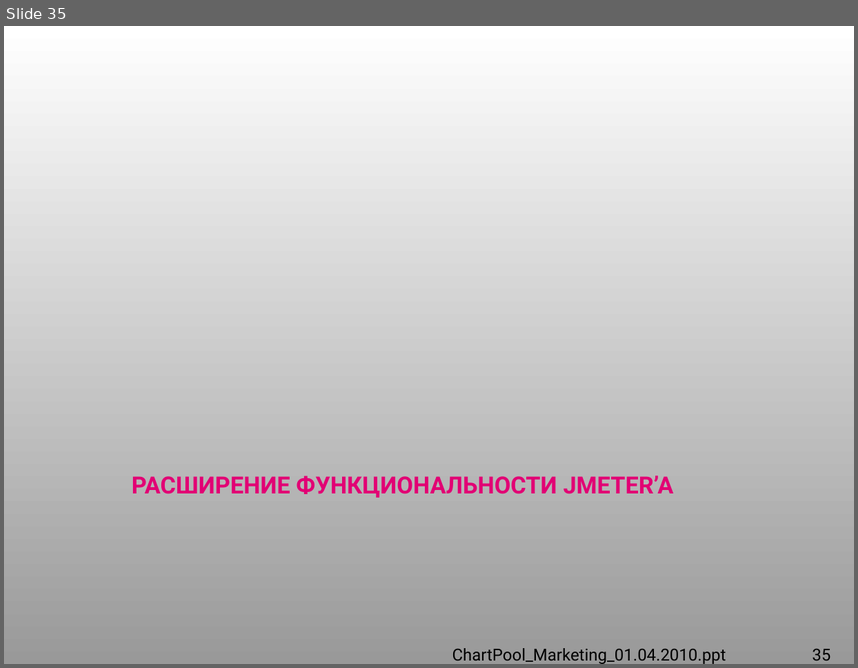
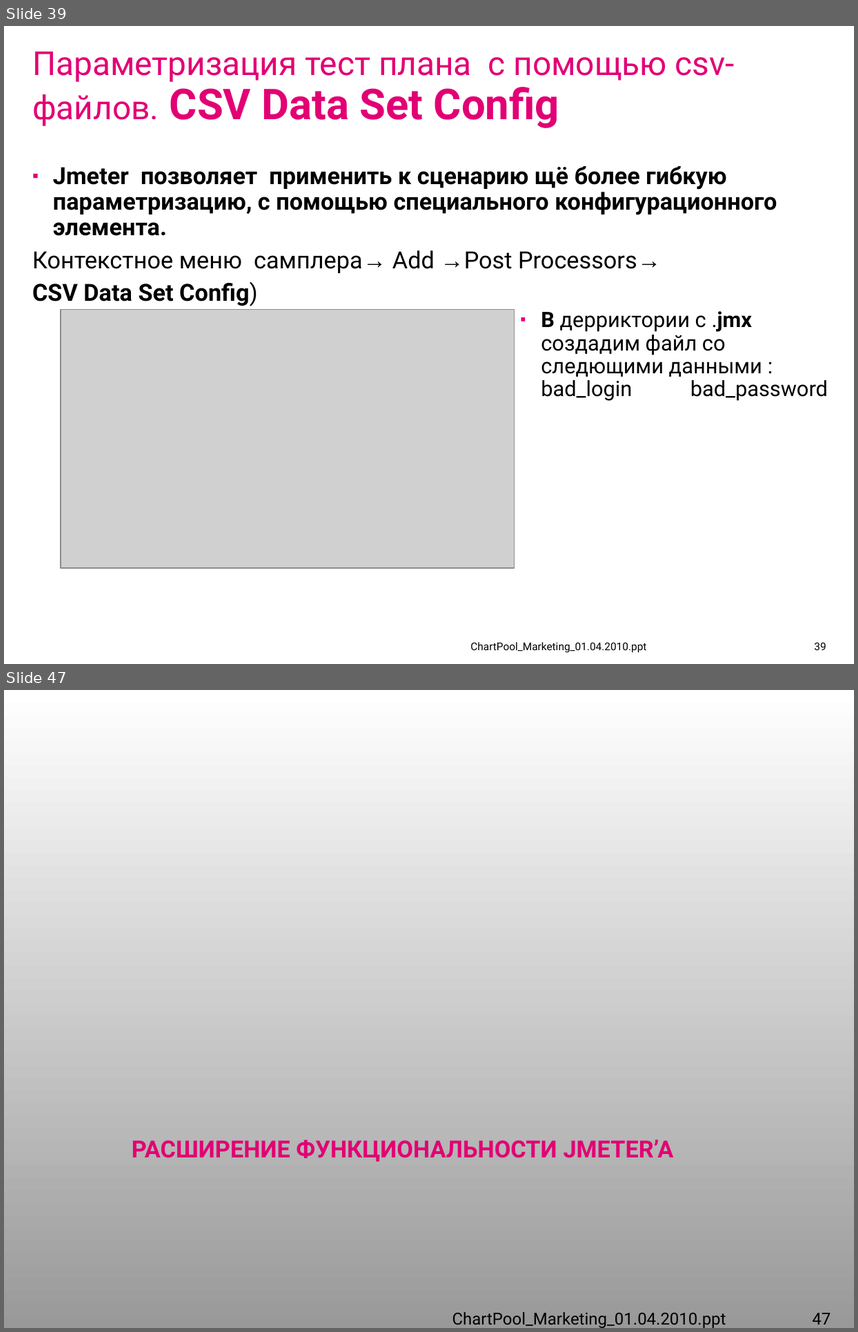
Before and after one commit to IvanCS/JMeterAvtoTestingDemo, a slide deck: documents/presentation.ppt. Shown one above the other, each under a label of ours: slide 35 before the commit, slides 39 and 47 after it; the slides between them are not shown. The pictures are 858x668 and 858x1332 pixels, drawn with LibreOffice and Linux fonts; fonts in the diff are those of the drawing; grey boxes stand for pictures; background and template pictures are left out. Boxes give left, top, right and bottom in pixels: in the first picture for what was removed or moved away, otherwise in the second. Text is boxed around its words. In the diff, an @@ line names an element or a change of style, - is before the commit and + after.

```diff
--- a/documents/presentation.ppt
+++ b/documents/presentation.ppt
@@ slide 39 added at [4,26,854,664], background #FFFFFF @@
@@ title added at [32,52,735,128], 28 pt, text #E20074 @@
+Параметризация тест плана с помощью сsv-файлов. СSV Data Set Config
@@ text added at [32,166,777,306], 20 pt, text #000000, bold @@
+▪ Jmeter позволяет применить к сценарию щё более гибкую параметризацию, с помощью специального конфигурационного элемента.
+Контекстное меню самплера→ Add →Post Processors→
+СSV Data Set Config)
@@ picture added at [61,309,514,568] @@
@@ text added at [541,311,828,401], 18 pt, text #000000 @@
+▪ В дерриктории с .jmx создадим файл со следющими данными : bad_login bad_password
@@ text added at [470,641,646,653], 9 pt, text #000000 @@
+ChartPool_Marketing_01.04.2010.ppt
@@ page number added at [814,642,826,650], 9 pt, text #000000 @@
+39
@@ what was slide 35 is now slide 47 @@
@@ page number at [812,1312,831,1324]: text changed @@
-35
+47
```
Also in this commit, not shown: 9 slides changed, 11 other slides added, 26 other files.
